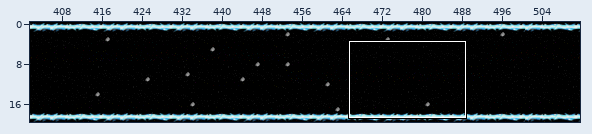
An edit to a level. Tiled map, level49.tmx. Above: a wide view before the commit, with the close-up outlined.
Close-up. Before the edit:
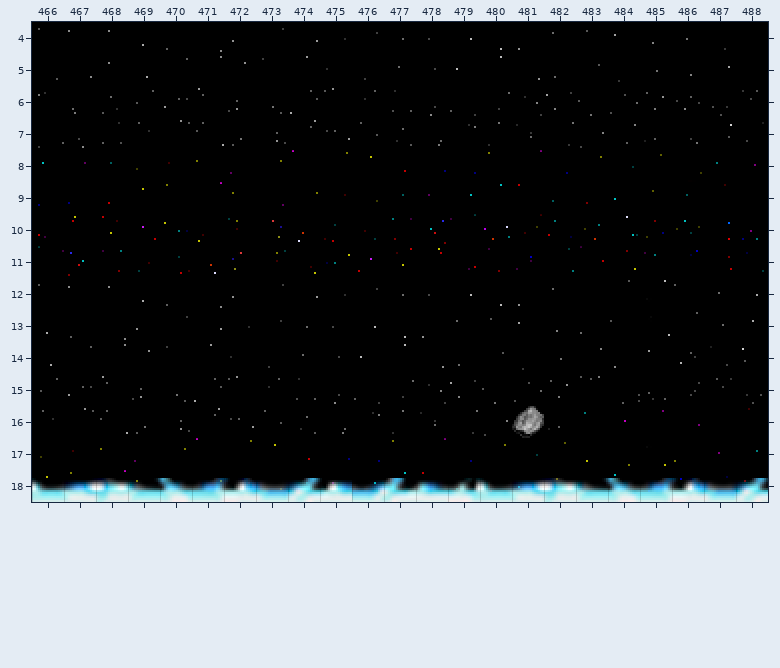
Cells are 16x16 px. Shown: x 466..488, y 4..18. The commit also changed other parts of the map, which this record leaves out.
Once edited:
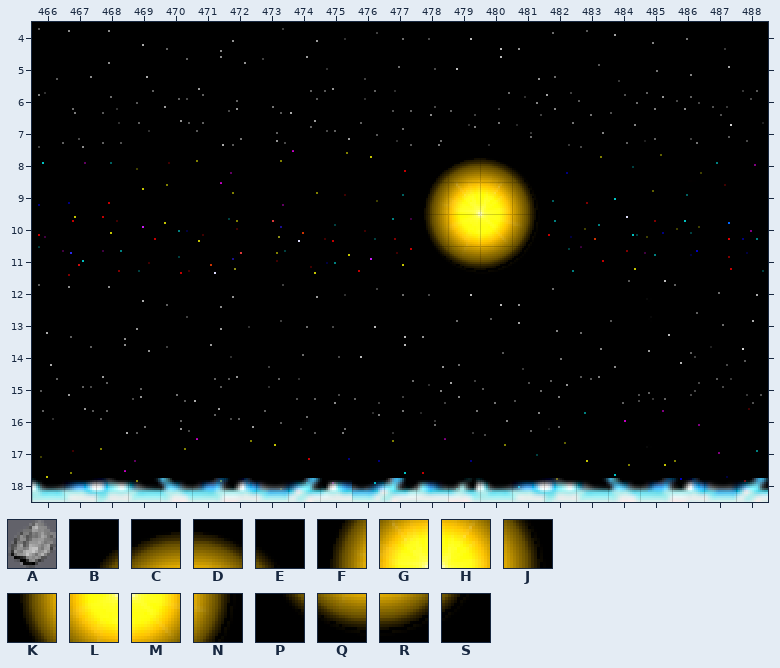
Key: from "reversePolarity Full": A 0, B 764, C 765, D 766, E 767, F 824, G 825, H 826, J 827, K 884, L 885, M 886, N 887, P 944, Q 945, R 946, S 947.
_ is an empty cell, . an unchanged one.
Edits made:
--- layer "hazards"
@@ x 478..481 @@
- 8 ____
- 9 ____
-10 ____
-11 ____
+ 8 BCDE
+ 9 FGHJ
+10 KLMN
+11 PQRS
@@ x 481..481 @@
-16 A
+16 _
Changed places in both close-ups, as pixel boxes (x1, y1, x2, y2):
added: (424, 150, 542, 272)
removed: (512, 406, 544, 438)
